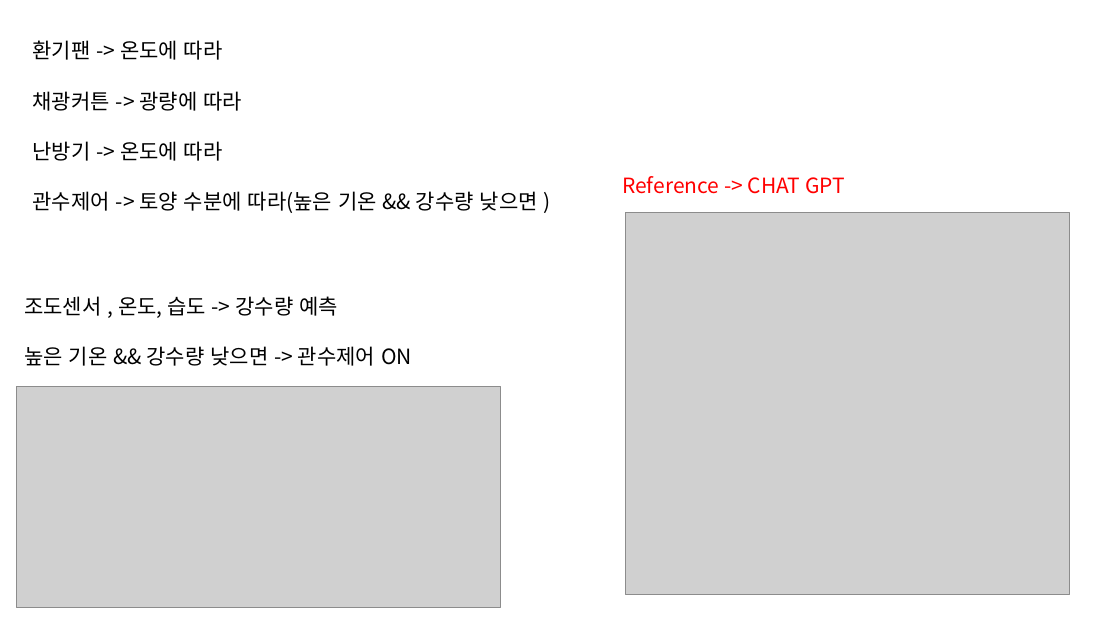
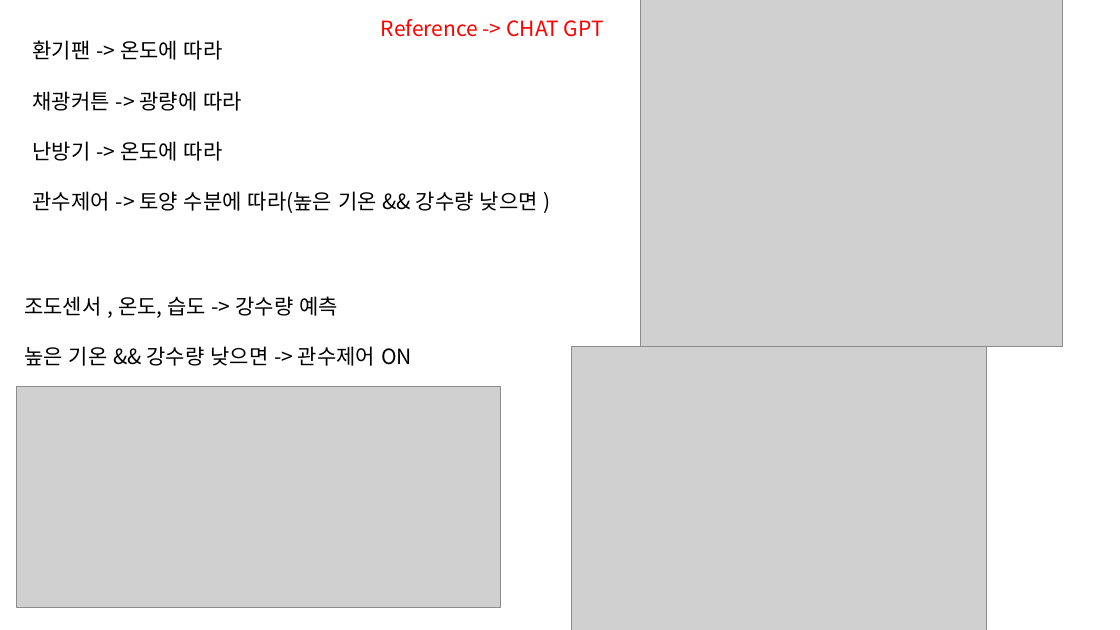
Before and after one commit to CodeMystero/-intel-edge-AI-S-W, a slide deck: slide 4 of 프레젠테이션1.pptx. Drawn at 1120x630 pixels with LibreOffice and Linux fonts; fonts in the diff are those of the drawing; grey boxes stand for pictures. Boxes give left, top, right and bottom in pixels: in the first picture for what was removed or moved away, otherwise in the second. Text is boxed around its words. In the diff, an @@ line names an element or a change of style, - is before the commit and + after.

```diff
--- a/프레젠테이션1.pptx
+++ b/프레젠테이션1.pptx
@@ text "Reference -> CHAT GPT": place and size @@
-text "Reference -> CHAT GPT" at [622,176,845,194]
+text "Reference -> CHAT GPT" at [381,19,604,37]
@@ picture: place and size @@
-picture at [626,213,1070,595]
+picture at [641,0,1063,346]
@@ picture added at [571,347,986,630] @@
```
